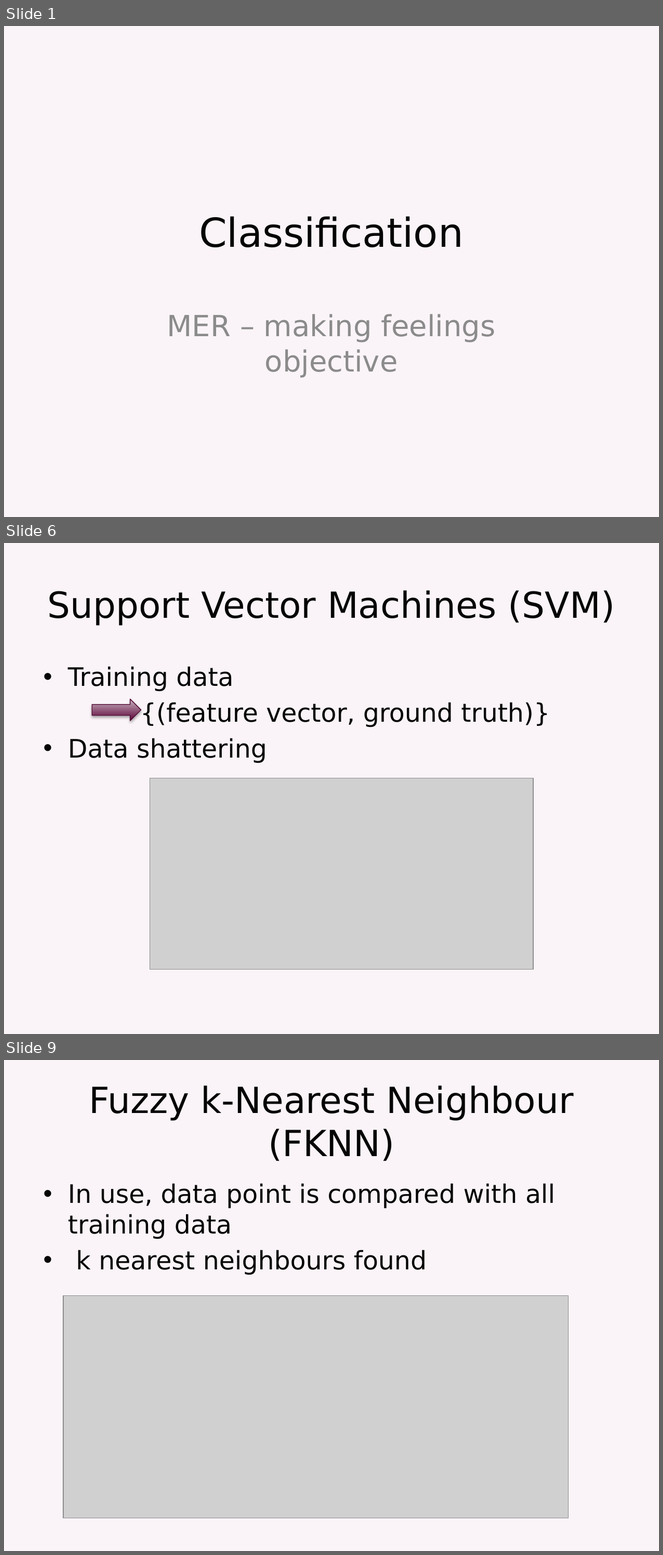
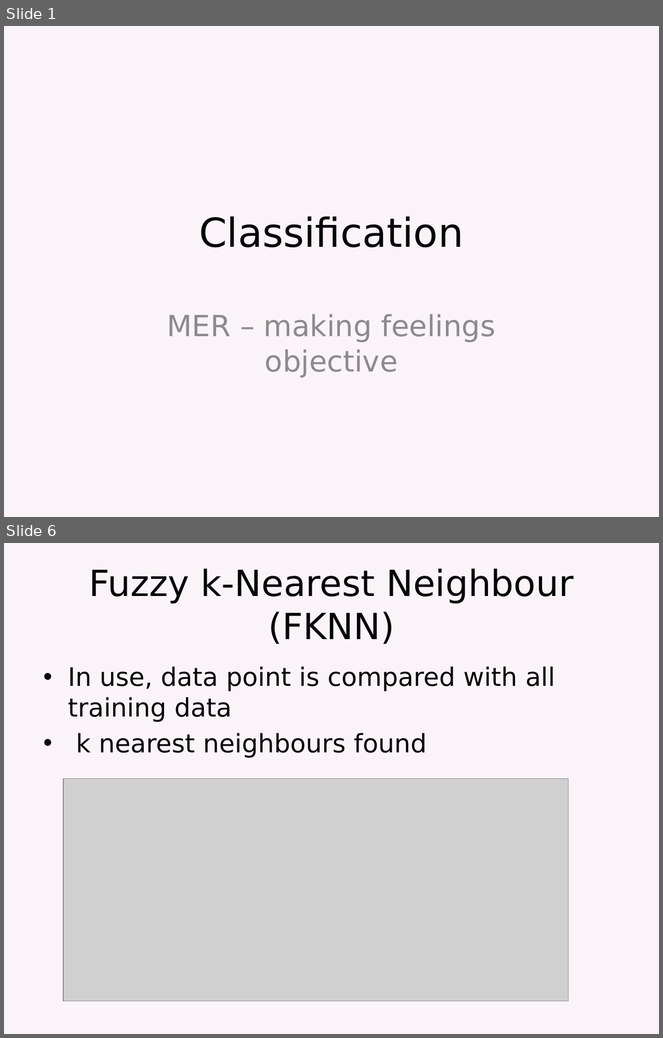
Before and after one commit to elyasaddo/MERMachineLearning, a slide deck: Classification_Elyas.pptx. Shown one above the other, each under a label of ours: slides 1, 6 and 9 before the commit, slides 1 and 6 after it; the slides between them are not shown. The pictures are 663x1555 and 663x1038 pixels, drawn with LibreOffice and Linux fonts; fonts in the diff are those of the drawing; grey boxes stand for pictures. Boxes give left, top, right and bottom in pixels: in the first picture for what was removed or moved away, otherwise in the second. Text is boxed around its words. In the diff, an @@ line names an element or a change of style, - is before the commit and + after.

```diff
--- a/Classification_Elyas.pptx
+++ b/Classification_Elyas.pptx
@@ slide 6 removed at (x1=4, y1=543, x2=659, y2=1034), background #FAF4F8 @@
@@ title removed at (x1=48, y1=590, x2=615, y2=626) @@
-Support Vector Machines (SVM)
@@ text removed at (x1=68, y1=666, x2=550, y2=763) @@
-• Training data
-{(feature vector, ground truth)}
-• Data shattering
@@ right arrow removed at (x1=92, y1=699, x2=141, y2=720) @@
@@ picture removed at (x1=150, y1=778, x2=533, y2=969) @@
@@ what was slide 9 is now slide 6 @@
```
Also in this commit, not shown: 4 slides changed, 4 other slides removed.
